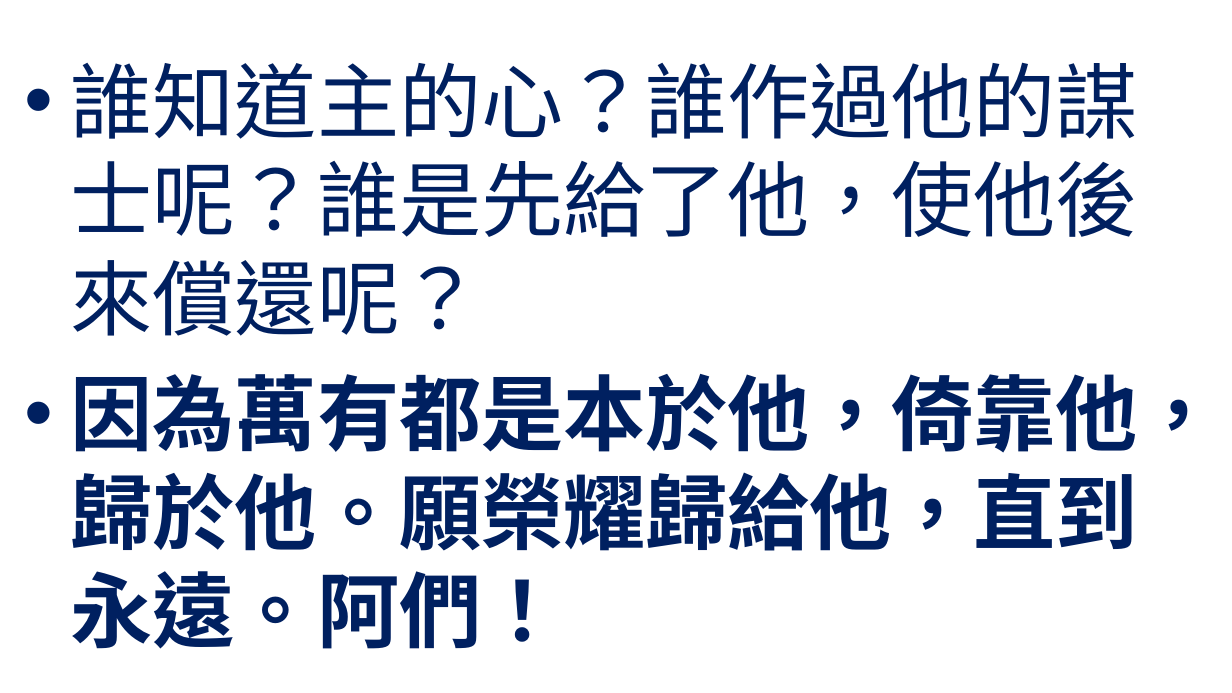
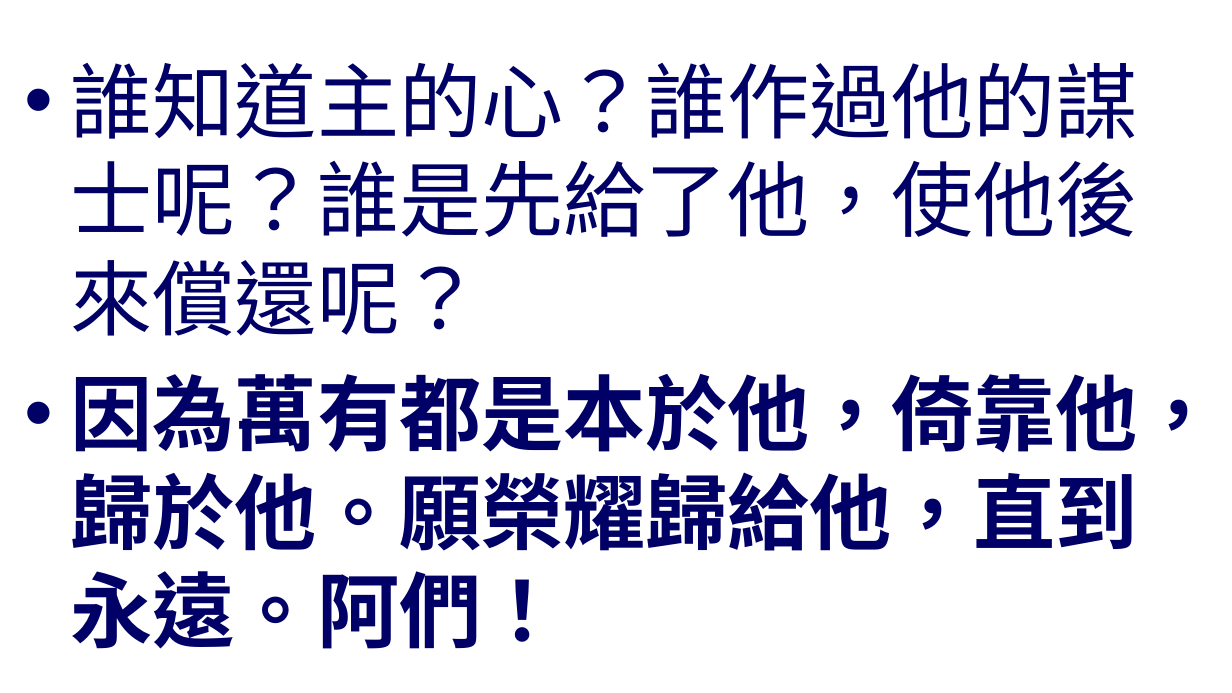
Before and after one commit to batisuoc/worship-resources, a slide deck: slide 6 of 4神的屬性.pptx. Drawn at 1232x693 pixels with LibreOffice and Linux fonts; fonts in the diff are those of the drawing; background and template pictures are left out. Boxes give left, top, right and bottom in pixels: in the first picture for what was removed or moved away, otherwise in the second. Text is boxed around its words. In the diff, an @@ line names an element or a change of style, - is before the commit and + after.

```diff
--- a/4神的屬性.pptx
+++ b/4神的屬性.pptx
@@ text "誰知道主的心？誰作過他的謀士呢？誰是先給了他，使他後來償還呢？" at box(71, 62, 1220, 649): text colour #002060 to #000066 @@
```
Also in this commit, not shown: 5 other slides changed.
